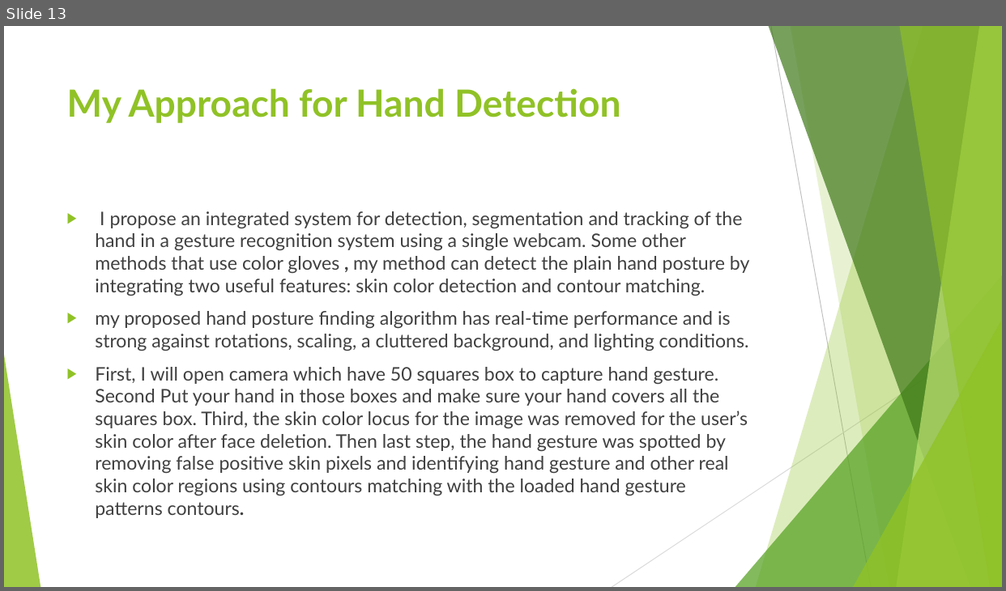
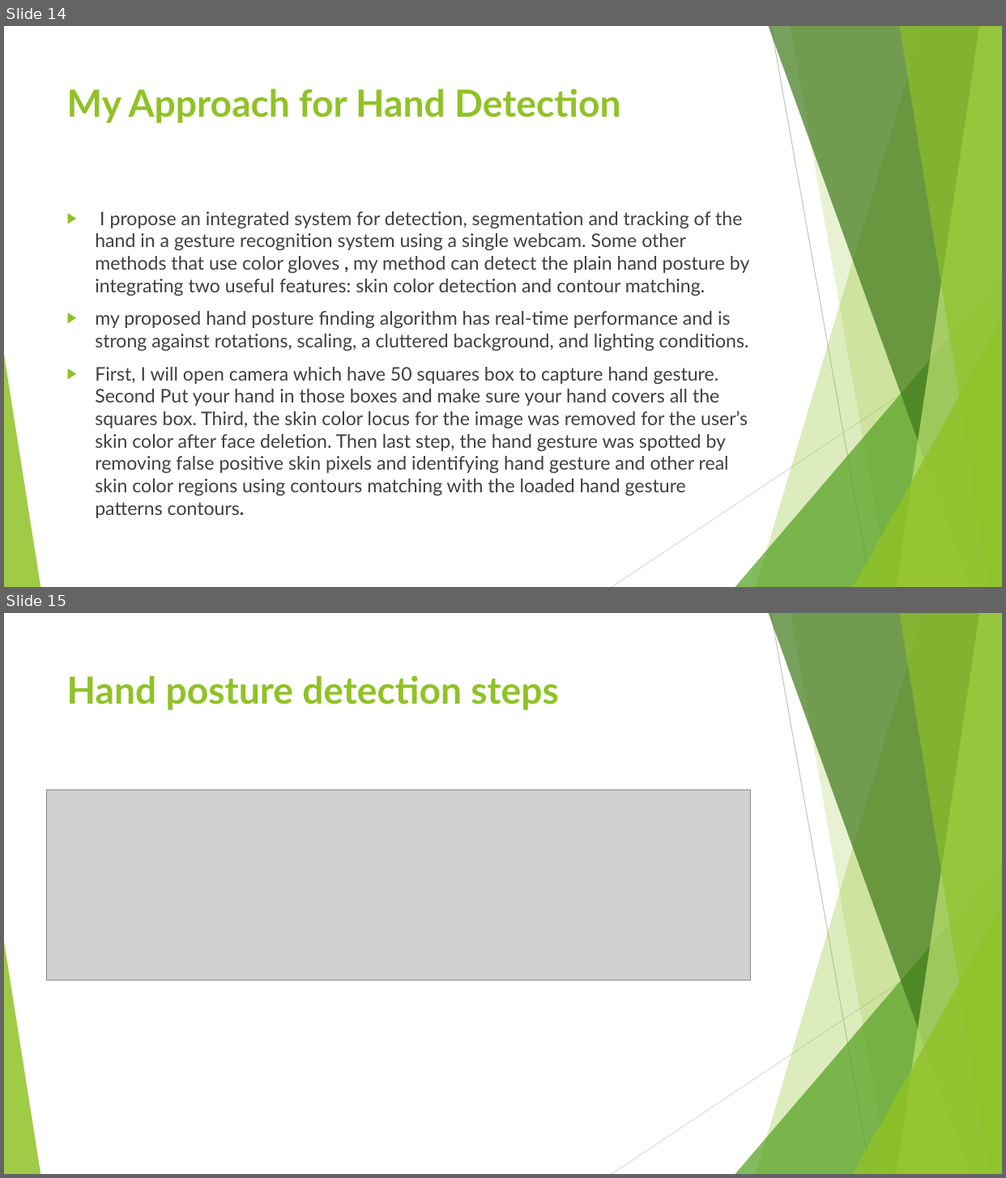
Before and after one commit to sandipgoswami/Mythesis, a slide deck: Sign language/Thesis PPT 0362577.pptx. Shown one above the other, each under a label of ours: slide 13 before the commit, slides 14 and 15 after it. The pictures are 1006x591 and 1006x1178 pixels, drawn with LibreOffice and Linux fonts; fonts in the diff are those of the drawing; grey boxes stand for pictures. Boxes give left, top, right and bottom in pixels: in the first picture for what was removed or moved away, otherwise in the second. Text is boxed around its words. In the diff, an @@ line names an element or a change of style, - is before the commit and + after.

```diff
--- a/Sign language/Thesis PPT 0362577.pptx
+++ b/Sign language/Thesis PPT 0362577.pptx
@@ slide 15 added at [4, 613, 1002, 1174], background #FFFFFF; not listed: 10 template elements that a slide beside it also shows @@
@@ title added at [67, 675, 558, 710], 36 pt, text #90C226, bold @@
+Hand posture detection steps
@@ picture added at [47, 790, 750, 980] @@
@@ what was slide 13 is now slide 14 @@
```
Also in this commit, not shown: 1 slide changed, 6 other slides added, 1 slide removed, 15 other files.
